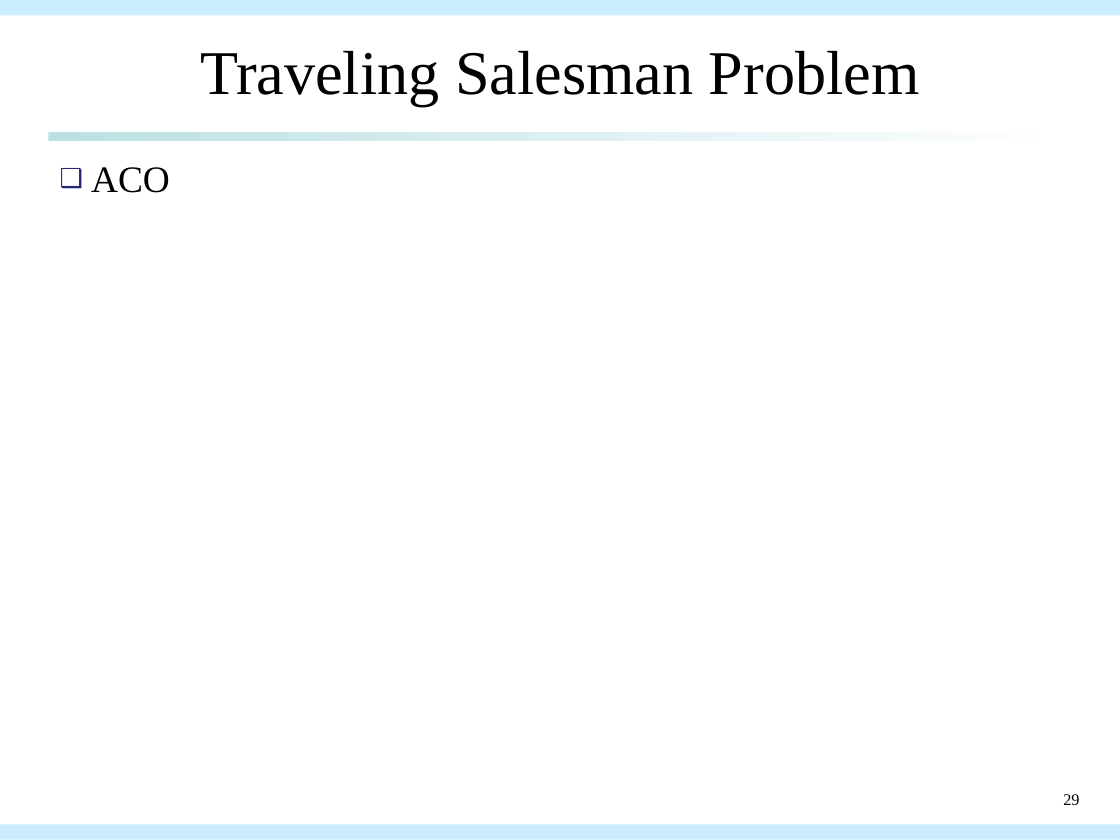
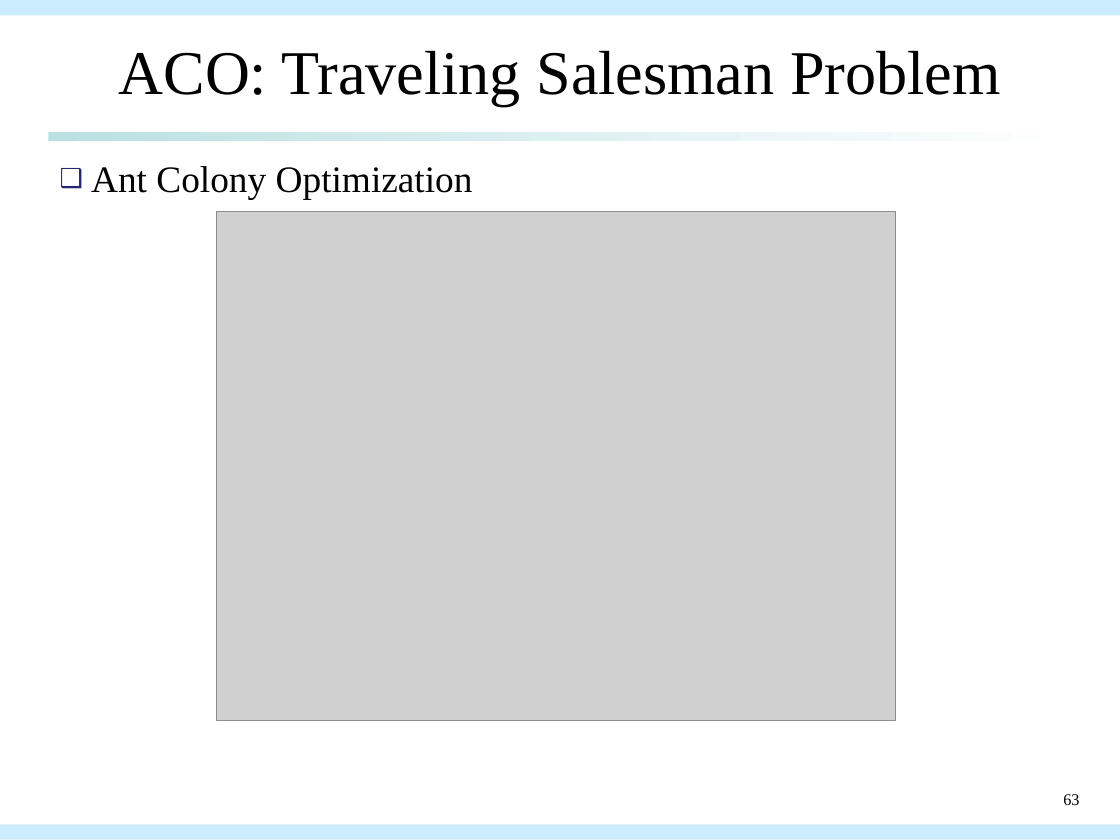
Before and after one commit to qwe8496516/AI_course, a slide deck: slide 63 of AI_presentation/aco_presentation.pptx (slide 29 before the commit). Drawn at 1120x840 pixels with LibreOffice and Linux fonts; fonts in the diff are those of the drawing; grey boxes stand for pictures. Boxes give left, top, right and bottom in pixels: in the first picture for what was removed or moved away, otherwise in the second. Text is boxed around its words. In the diff, an @@ line names an element or a change of style, - is before the commit and + after.

```diff
--- a/AI_presentation/aco_presentation.pptx
+++ b/AI_presentation/aco_presentation.pptx
@@ title at <box>119,50,1001,106</box>: text changed @@
-Traveling Salesman Problem
+ACO: Traveling Salesman Problem
@@ text at <box>91,166,473,200</box>: text changed @@
-❑ ACO
+❑ Ant Colony Optimization
@@ picture added at <box>217,212,896,721</box> @@
@@ page number at <box>1063,794,1079,805</box>: text changed @@
-29
+63
```
Also in this commit, not shown: 7 other slides changed, 34 slides added, 1 slide removed, 6 other files.
